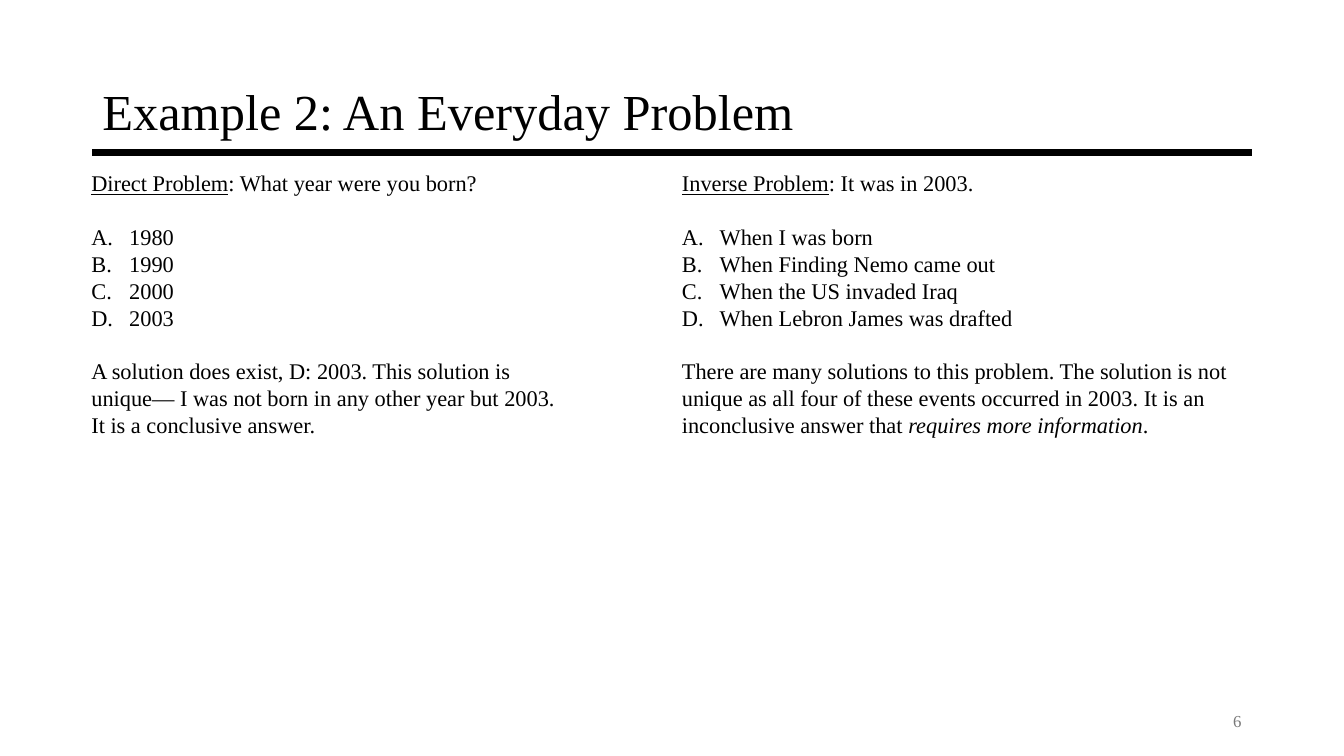
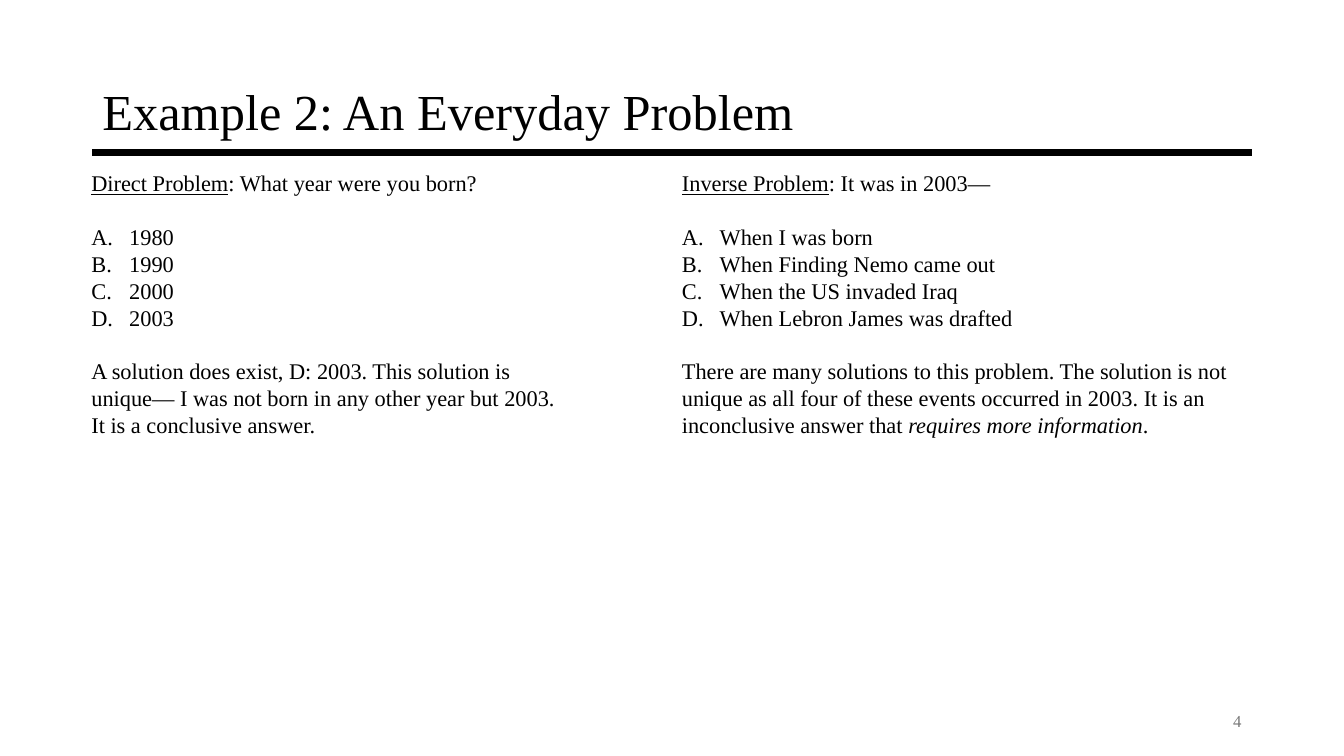
Before and after one commit to jyarch/inverse-mechanics-course, a slide deck: slide 4 of 0-Introduction/0-Introduction.pptx (slide 6 before the commit). Drawn at 1344x756 pixels with LibreOffice and Linux fonts; fonts in the diff are those of the drawing. Boxes give left, top, right and bottom in pixels: in the first picture for what was removed or moved away, otherwise in the second. Text is boxed around its words. In the diff, an @@ line names an element or a change of style, - is before the commit and + after.

Commit message:
Update 0-Introduction.pptx
Update definitions and examples for clarity and conciseness

```diff
--- a/0-Introduction/0-Introduction.pptx
+++ b/0-Introduction/0-Introduction.pptx
@@ text at [682, 175, 990, 195]: text changed @@
-Inverse Problem: It was in 2003.
+Inverse Problem: It was in 2003—
@@ page number at [1233, 716, 1241, 727]: text changed @@
-6
+4
```
Also in this commit, not shown: 6 other slides changed, 2 slides added, 1 slide removed.
